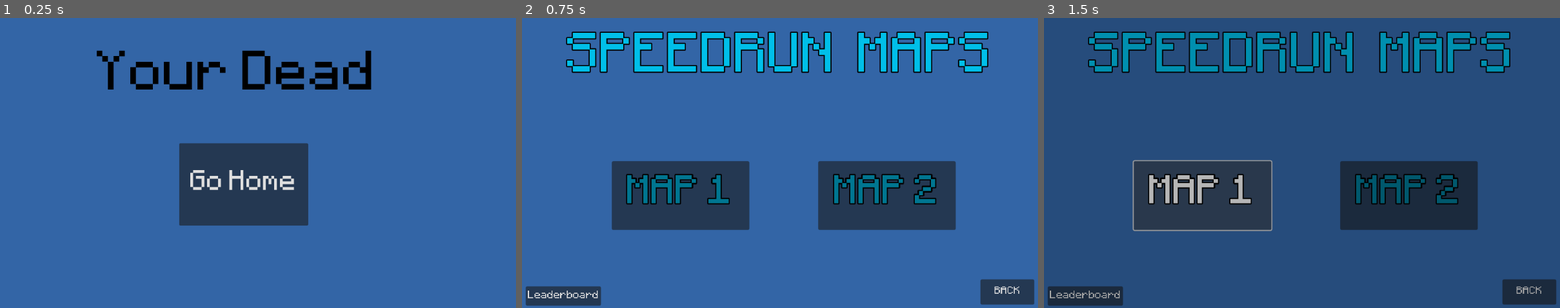
Above: before the commit, frames 1-3 (left to right).
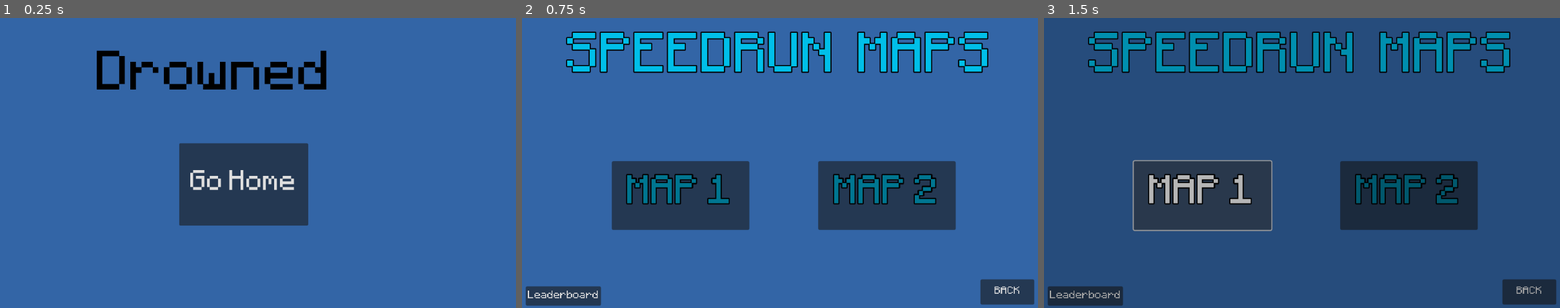
Above: after the commit, the same moments.

Repository: johntheman54321/Pixel-Game-Jam-2024
Game: Godot game, scene res://Scenes/DeathScene/deathscreen.tscn
Two runs of this game, one before a commit and one after it. Both use one fixed random seed, a clock stepped at 60 frames per second and the inputs below. This scene is started directly instead of the project's main scene.
Inputs:
- Up to frame 1 (0.25 s): no input
- Up to frame 2 (0.75 s): click "Go Home" at 0.5 s
- Up to frame 3 (1.5 s): click "MAP 1" at 1.25 s

The runs differ from the first frame. In frame 1, 2.8% of the frame differs, in the area x 18-72%, y 11-25%; in frame 2, nothing differs; in frame 3, nothing differs.

Commit message:
A few more changes to the ui

Diff:
--- a/Scenes/DeathScene/deathscreen.tscn
+++ b/Scenes/DeathScene/deathscreen.tscn
@@ -14,7 +14,7 @@
 theme_override_colors/font_color = Color(0, 0, 0, 1)
 theme_override_fonts/font = ExtResource("2_rhjbl")
 theme_override_font_sizes/font_size = 100
-text = "Your Dead"
+text = "Drowned"
 
 [node name="Button" type="Button" parent="."]
 offset_left = 400.0
--- a/Scenes/Player/Player.gd
+++ b/Scenes/Player/Player.gd
@@ -12,11 +12,11 @@
 @export var camera_zoom : Vector2
 var moving = true
 var dir : Vector2
+
 func _ready():
 	if player_spawn:
 		self.position = initial_pos
 	$Camera2D.zoom = camera_zoom
-
 
 func _physics_process(delta):
 	if moving:
@@ -32,8 +32,6 @@
 	if oxygen <= 0:
 		get_tree().change_scene_to_file("res://Scenes/DeathScene/deathscreen.tscn")
 
-
-
 func _on_timer_timeout():
 	if player_entered:
 		oxygen += 2
